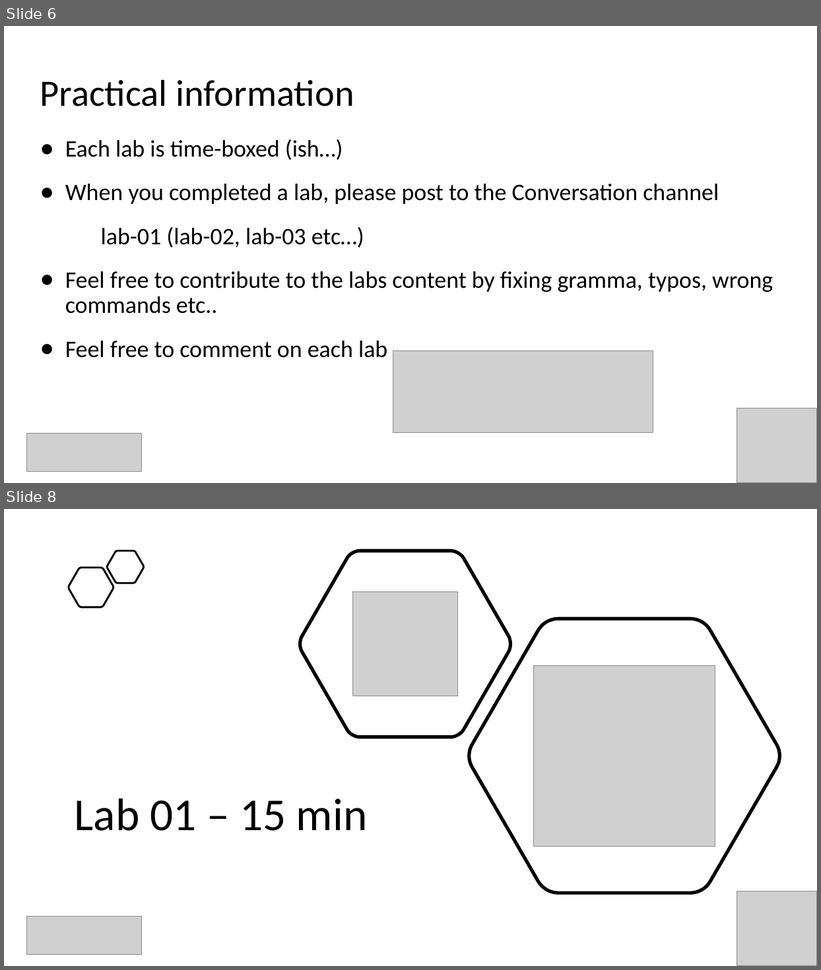
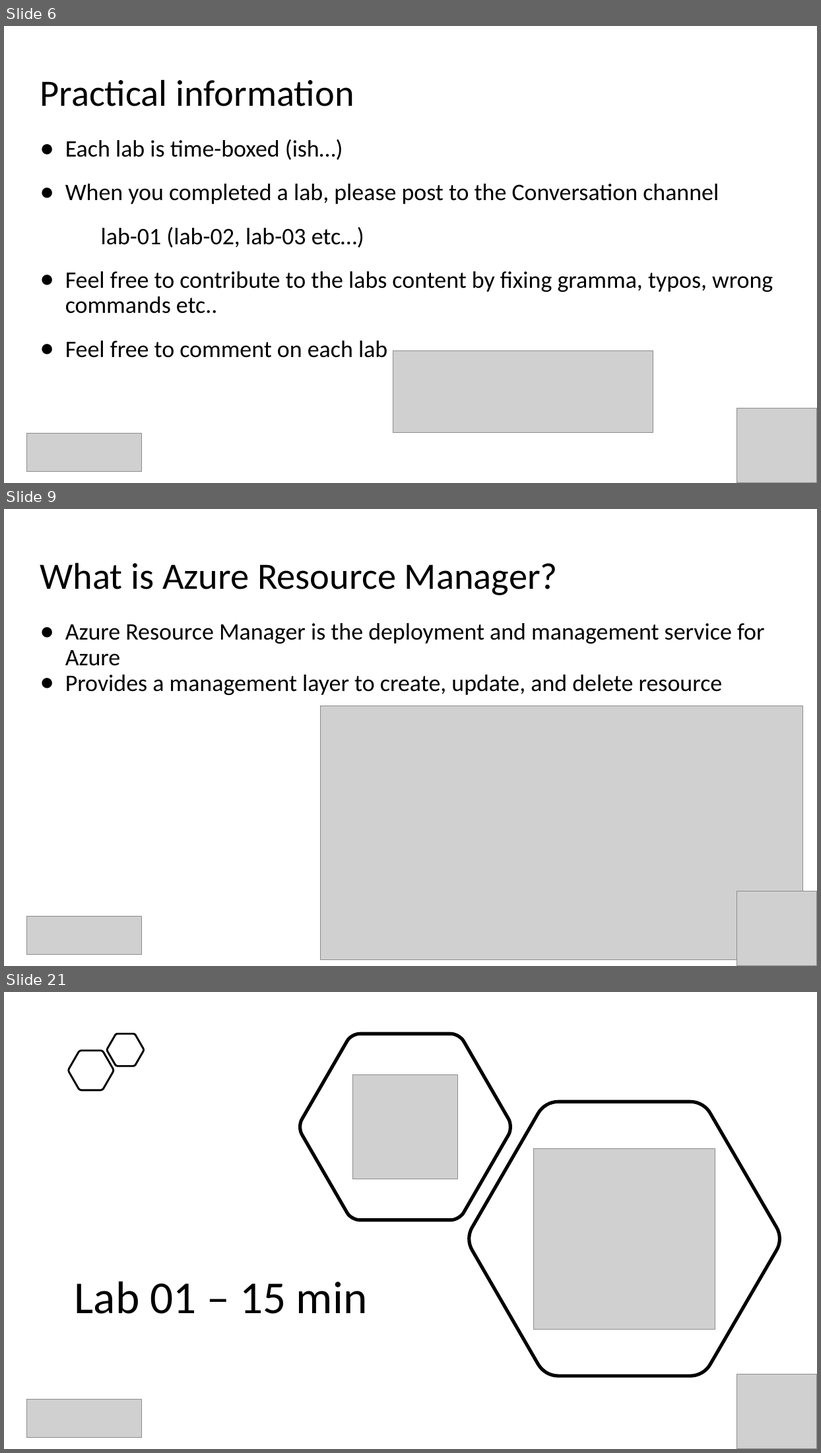
Before and after one commit to evgenyb/aks-workshops, a slide deck: 03-immutable-aks-infrastructure-with-bicep/slides/Immutable AKS Infrastructure with Bicep.pptx. Shown one above the other, each under a label of ours: slides 6 and 8 before the commit, slides 6, 9 and 21 after it; the slides between them are not shown. The pictures are 821x970 and 821x1453 pixels, drawn with LibreOffice and Linux fonts; fonts in the diff are those of the drawing; grey boxes stand for pictures. Boxes give left, top, right and bottom in pixels: in the first picture for what was removed or moved away, otherwise in the second. Text is boxed around its words. In the diff, an @@ line names an element or a change of style, - is before the commit and + after.

```diff
--- a/03-immutable-aks-infrastructure-with-bicep/slides/Immutable AKS Infrastructure with Bicep.pptx
+++ b/03-immutable-aks-infrastructure-with-bicep/slides/Immutable AKS Infrastructure with Bicep.pptx
@@ slide 9 added at <box>4,509,817,966</box>, background #FFFFFF @@
@@ title added at <box>40,562,558,595</box>, 44 pt, text #000000 @@
+What is Azure Resource Manager?
@@ text added at <box>65,623,765,695</box>, 28 pt, text #000000 @@
+● Azure Resource Manager is the deployment and management service for Azure
+● Provides a management layer to create, update, and delete resource
@@ picture added at <box>321,706,804,960</box> @@
@@ picture added at <box>737,891,817,966</box> @@
@@ picture added at <box>27,917,142,956</box> @@
@@ what was slide 8 is now slide 21 @@
```
Also in this commit, not shown: 29 other slides added, 4 other files.
